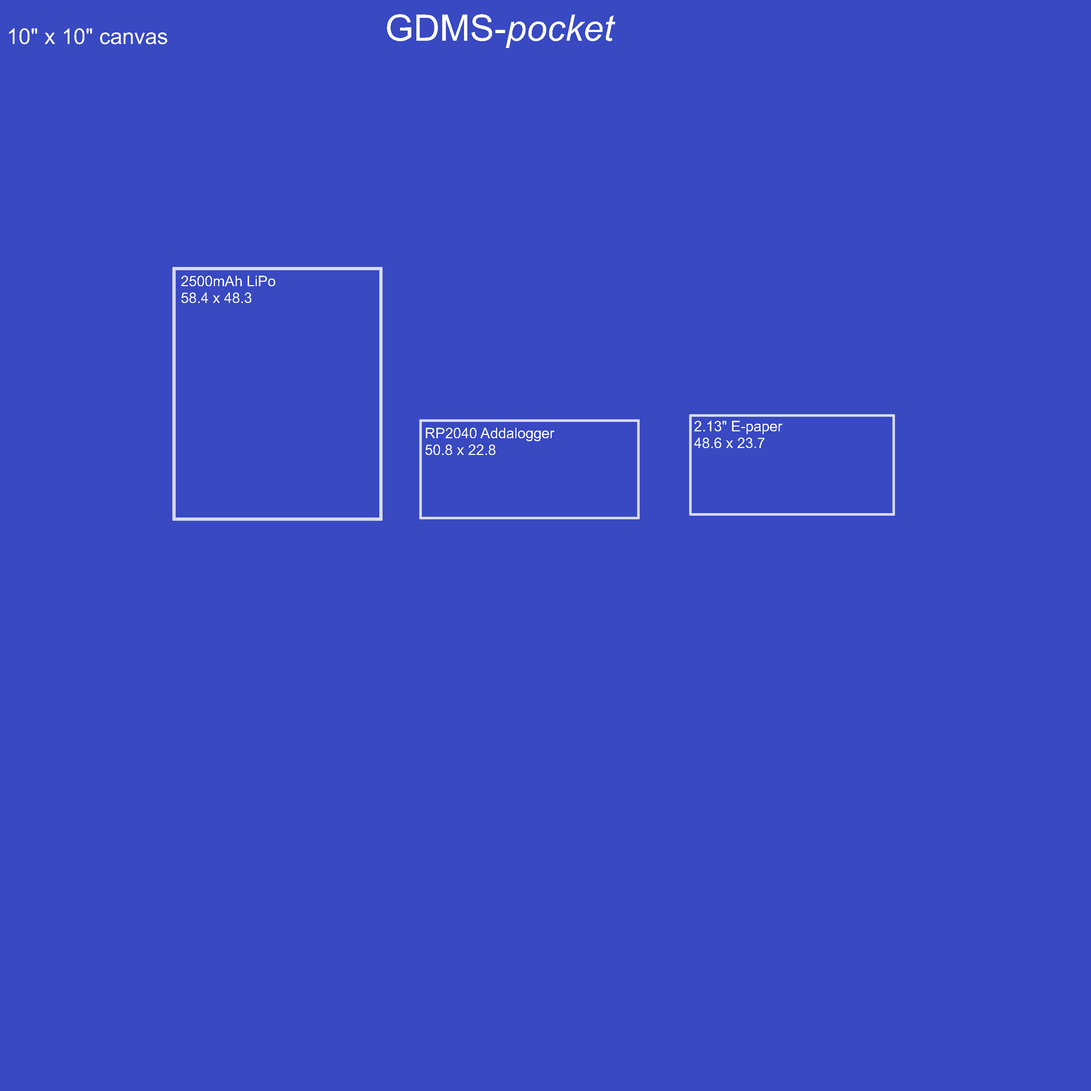
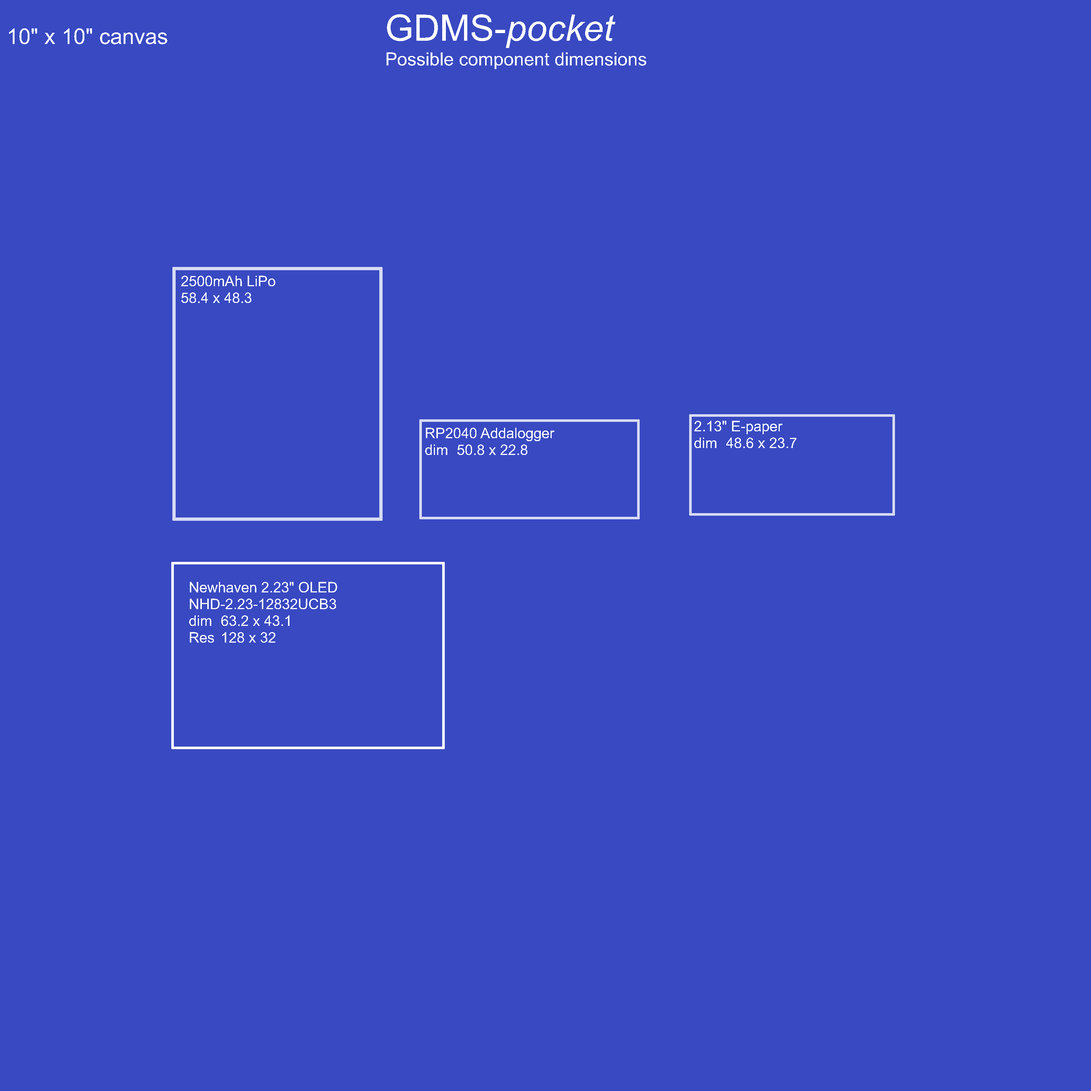
Comparing the layer stacks of the two 1091 × 1091 images. Changes:
painted on "GDMS-pocket ..." over box(386, 52, 647, 70)
painted on "2.13' E-paper ..." over box(694, 437, 797, 449)
painted on "RP2040 Addalogger ..." over box(425, 444, 528, 456)
added layer "Newhaven 2.23' OLED ..." above "NHD-2.23-12832UCB3" over box(189, 582, 338, 643)
added layer "NHD-2.23-12832UCB3" above "Background" over box(171, 562, 445, 750)
